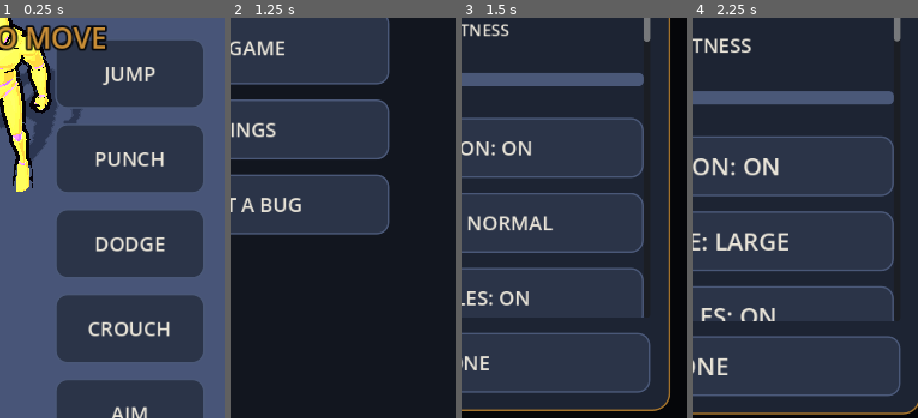
Above: before the commit, frames 1-4 (left to right).
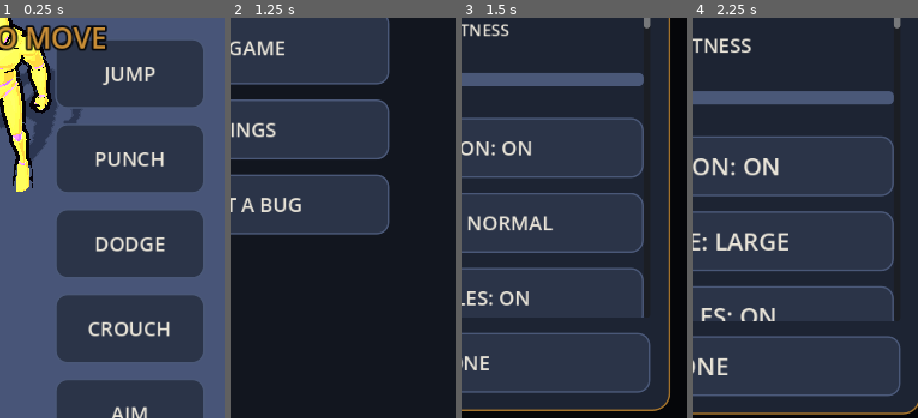
Above: after the commit, the same moments.

Repository: duffpowell-commits/Rush
Game: Godot game, scene res://scenes/character_test.tscn
Two runs of this game, one before a commit and one after it. Both use one fixed random seed, a clock stepped at 60 frames per second and the inputs below. This scene is started directly instead of the project's main scene.
Inputs:
- Up to frame 1 (0.25 s): no input
- Up to frame 2 (1.25 s): click "BACK" at 0.5 s
- Up to frame 3 (1.5 s): click "SETTINGS" at 1.25 s
- Up to frame 4 (2.25 s): click "REPORT A BUG" at 2 s
The pictures show only the part of the screen within x 50-100%, y 42-92%; the shares and areas given below are measured in that part.

Frames 1-2 are identical in both runs. In frame 3, 0.1% of the frame differs, in the area x 80-84%, y 2-6%; in frame 4, 0.1%.
Error in both runs: Invalid access to property or key 'direct_space_state' on a base object of type 'null instance'. (res://scripts/foot_ik.gd:32)

Commit message:
Pipeline lessons: legend, model/texture import tests, real-time PLAY check (#7)
- Controls legend (on by default, shows on first key/pad, follows remaps, Settings toggle), LEGEND PASS
- test_models_portable: metres, root scale 1, feet on 0, +Z facing
- test_texture_imports_explicit: colour maps never normal maps, no 'detect'
- PLAY check runs on real time so a slow CI box doesn't score 0
- GROK_STANDARDS: motion only from clips, normalise models, explicit texture imports, no seamless-tile prompts, legend


Claude-Session: https://claude.ai/code/session_01V3sbxLf4yxZzDhXFETkx1q

Co-authored-by: Claude <noreply@anthropic.com>

Diff:
--- a/scripts/autoplay.gd
+++ b/scripts/autoplay.gd
@@ -50,15 +50,15 @@
 	var game := get_tree().current_scene
 
 	# Play: tap the green orbs for a few seconds.
-	var t := 0.0
+	# Real time, not frame counts: a slow box runs few frames, so give it up to 15 s and stop at 3 points.
 	var start_score: int = game.score
-	while t < 5.0:
+	var until := Time.get_ticks_msec() + 15000
+	while Time.get_ticks_msec() < until and game.score < start_score + 3:
 		for o in game.orbs:
 			if not o.bad and o.pos.y > 150:
 				await _tap_at(game.field.get_global_transform() * o.pos)
 				break
 		await _frames(3)
-		t += 3.0 / 60.0
 	_shot("game")
 	_check(game.score > start_score, "PLAY PASS (score %d)" % game.score)
 
@@ -488,6 +488,36 @@
 	_check(remap_ok,
 		"REMAP PASS (jump moved to T, saved, reset)")
 	await _physics(80)
+	# Controls legend: hidden for touch players, shows on the first key/pad press, follows remaps,
+	# and the Settings toggle hides it.
+	var lg: PanelContainer = preload("res://scripts/controls_legend.gd").make(["jump", "pause"])
+	lg.top = 420                              # below the scene's own legend
+	ct.ui.add_child(lg)
+	await _frames(2)
+	var hidden_touch := not lg.visible
+	var kp := InputEventKey.new()
+	kp.physical_keycode = KEY_Z
+	kp.pressed = true
+	Input.parse_input_event(kp)
+	kp.pressed = false
+	Input.parse_input_event(kp)
+	await _frames(3)
+	var shown := lg.visible
+	await _frames(2)
+	_shot("legend")
+	var kt := InputEventKey.new()
+	kt.physical_keycode = KEY_T
+	controls.rebind("jump", kt)
+	lg.refresh()
+	var follows: bool = "T" in lg._label.text.split("\n")[0]
+	controls.reset()
+	var settings: Node = get_node("/root/Settings")
+	settings.set_value("show_legend", false)
+	var off := not lg.visible
+	settings.set_value("show_legend", true)
+	_check(hidden_touch and shown and follows and off and ct.legend != null,
+		"LEGEND PASS (hidden on touch, shows on key, follows remap, toggle hides)")
+	lg.queue_free()
 	# 5. The hero reads against the floor, in normal light and in the dark.
 	_place(hero, Vector3(-2, 0.05, 0.5), 0.0)
 	await _physics(20)
--- a/scripts/character_test.gd
+++ b/scripts/character_test.gd
@@ -10,6 +10,7 @@
 const UI = preload("res://scripts/ui.gd")
 const CameraRig = preload("res://scripts/camera_rig.gd")
 const Coach = preload("res://scripts/coach.gd")
+const ControlsLegend = preload("res://scripts/controls_legend.gd")
 const Character3D = preload("res://scripts/character3d.gd")
 const TOON = preload("res://shaders/toon.gdshader")
 
@@ -27,6 +28,7 @@
 var bot_stick := Vector2.INF     # the autoplay bot steers through this when set
 var stick_area: Control
 var ui: CanvasLayer
+var legend: PanelContainer
 var combo := 0
 var combo_t := 0.0
 var _landed_on := ""            # the swing that already landed (one hit per swing)
@@ -305,6 +307,9 @@
 	root.mouse_filter = Control.MOUSE_FILTER_IGNORE
 	root.theme = UI.theme()
 	ui.add_child(root)
+	legend = ControlsLegend.make(["move_up", "jump", "attack", "dodge", "crouch", "aim", "pause"])
+	legend.name = "Legend"
+	root.add_child(legend)
 	var left: bool = get_node("/root/Settings").get_value("left_handed")
 	stick_area = Control.new()
 	stick_area.anchor_left = 0.5 if left else 0.0
--- a/scripts/controls.gd
+++ b/scripts/controls.gd
@@ -11,6 +11,13 @@
 const ACTIONS := {
 	"move_left": "MOVE LEFT", "move_right": "MOVE RIGHT", "move_up": "MOVE UP", "move_down": "MOVE DOWN",
 	"jump": "JUMP", "attack": "ATTACK", "dodge": "DODGE", "crouch": "CROUCH", "aim": "AIM", "pause": "PAUSE",
+}
+
+const PAD_NAMES := {
+	JOY_BUTTON_A: "A", JOY_BUTTON_B: "B", JOY_BUTTON_X: "X", JOY_BUTTON_Y: "Y",
+	JOY_BUTTON_BACK: "BACK", JOY_BUTTON_START: "START", JOY_BUTTON_LEFT_SHOULDER: "LB",
+	JOY_BUTTON_RIGHT_SHOULDER: "RB", JOY_BUTTON_DPAD_UP: "UP", JOY_BUTTON_DPAD_DOWN: "DOWN",
+	JOY_BUTTON_DPAD_LEFT: "LEFT", JOY_BUTTON_DPAD_RIGHT: "RIGHT",
 }
 
 var _custom := {}                      # action -> {"key": InputEvent, "pad": InputEvent}
@@ -105,10 +112,13 @@
 		if e is InputEventKey:
 			parts.append(OS.get_keycode_string((e as InputEventKey).physical_keycode).to_upper())
 		elif e is InputEventJoypadButton:
-			parts.append("PAD " + str((e as InputEventJoypadButton).button_index))
+			parts.append("PAD " + PAD_NAMES.get((e as InputEventJoypadButton).button_index, str((e as InputEventJoypadButton).button_index)))
 		elif e is InputEventJoypadMotion:
 			var m := e as InputEventJoypadMotion
-			parts.append("STICK %d%s" % [m.axis, "+" if m.axis_value > 0 else "-"])
+			if m.axis == JOY_AXIS_TRIGGER_LEFT or m.axis == JOY_AXIS_TRIGGER_RIGHT:
+				parts.append("PAD " + ("LT" if m.axis == JOY_AXIS_TRIGGER_LEFT else "RT"))
+			else:
+				parts.append("STICK %d%s" % [m.axis, "+" if m.axis_value > 0 else "-"])
 		if parts.size() >= 2:
 			break
 	return " / ".join(parts)
--- /dev/null
+++ b/scripts/controls_legend.gd
@@ -0,0 +1,57 @@
+extends PanelContainer
+## On-screen controls legend: "JUMP  SPACE / PAD 0" for each action a scene uses.
+## On by default (Settings -> CONTROLS LEGEND). Shows once the player touches a key or a pad;
+## touch players already see labelled buttons, so it stays out of their way (no text walls).
+## Use: add_child(ControlsLegend.make(["jump", "attack", "dodge", "pause"]))
+
+const ControlsLegend = preload("res://scripts/controls_legend.gd")
+const UI = preload("res://scripts/ui.gd")
+
+var actions: Array = []
+var top := 120.0                      # distance from the top edge (clear the scene's HUD)
+var used_keys := false                 # set by the first key / pad press
+var _label: Label
+
+
+static func make(acts: Array) -> PanelContainer:
+	var l: PanelContainer = ControlsLegend.new()
+	l.actions = acts
+	return l
+
+
+func _ready() -> void:
+	process_mode = Node.PROCESS_MODE_ALWAYS
+	mouse_filter = Control.MOUSE_FILTER_IGNORE
+	var sb := StyleBoxFlat.new()
+	sb.bg_color = Color(UI.panel_color(), 0.8)
+	sb.set_corner_radius_all(10)
+	sb.set_content_margin_all(10)
+	add_theme_stylebox_override("panel", sb)
+	_label = UI.label("", 18)
+	_label.horizontal_alignment = HORIZONTAL_ALIGNMENT_LEFT
+	_label.autowrap_mode = TextServer.AUTOWRAP_OFF
+	add_child(_label)
+	anchor_left = 1.0
+	anchor_right = 1.0
+	grow_horizontal = Control.GROW_DIRECTION_BEGIN
+	offset_right = -12
+	offset_left = -12
+	offset_top = top
+	get_node("/root/Settings").changed.connect(func(_k): refresh())
+	refresh()
+
+
+func _input(e: InputEvent) -> void:
+	if not used_keys and (e is InputEventKey or e is InputEventJoypadButton or
+			(e is InputEventJoypadMotion and absf((e as InputEventJoypadMotion).axis_value) > 0.5)):
+		used_keys = true
+		refresh()
+
+
+func refresh() -> void:
+	var c: Node = get_node("/root/Controls")
+	var lines := []
+	for a in actions:
+		lines.append("%s  %s" % [c.ACTIONS.get(a, a), c.describe(a)])
+	_label.text = "\n".join(lines)
+	visible = used_keys and bool(get_node("/root/Settings").get_value("show_legend"))
--- a/scripts/game.gd
+++ b/scripts/game.gd
@@ -11,6 +11,7 @@
 const UI = preload("res://scripts/ui.gd")
 const SettingsSheet = preload("res://scripts/settings_sheet.gd")
 const BugReport = preload("res://scripts/bug_report.gd")
+const ControlsLegend = preload("res://scripts/controls_legend.gd")
 
 const LIVES := 3
 const PER_LEVEL := 10
@@ -93,6 +94,10 @@
 	hud.vertical_alignment = VERTICAL_ALIGNMENT_CENTER
 	hud.mouse_filter = Control.MOUSE_FILTER_IGNORE
 	add_child(hud)
+	var legend := ControlsLegend.make(["pause"])
+	legend.name = "Legend"
+	legend.top = 30 + UI.MIN_TOUCH + 12
+	add_child(legend)
 	# Thumb buttons: PAUSE top corner, SLOW bottom corner, both on the thumb's side.
 	var left: bool = _settings.get_value("left_handed")
 	pause_btn = UI.button("PAUSE", pause)
--- a/scripts/settings.gd
+++ b/scripts/settings.gd
@@ -22,6 +22,7 @@
 	"subtitles": true,
 	"high_contrast": false,
 	"colorblind": false,   # Okabe-Ito key colours (see ui.gd KEYS)
+	"show_legend": true,   # controls legend on screen once a key or pad is used
 	"share_stats": false,  # anonymous stats/crash reports leave the phone only if ON (and a URL is set)
 	"intro_seen": false,   # the intro plays once; after that it never forces itself
 }
--- a/scripts/settings_sheet.gd
+++ b/scripts/settings_sheet.gd
@@ -35,6 +35,7 @@
 	_toggle(col, s, "INVERT LOOK", "invert_y")
 	_slider(col, s, "LOOK SENSITIVITY", "sensitivity", 0.3, 2.0)
 	_toggle(col, s, "LOW GRAPHICS", "low_graphics")
+	_toggle(col, s, "CONTROLS LEGEND", "show_legend")
 	_toggle(col, s, "SHARE ANONYMOUS STATS", "share_stats")
 	col.add_child(UI.button("CONTROLS", func(): open_controls(parent)))
 	box.add_child(UI.button("DONE", func(): UI.close_sheet(box)))
--- a/tests/run_tests.gd
+++ b/tests/run_tests.gd
@@ -179,8 +179,55 @@
 		if sk.size() == 1:
 			for b in ["pelvis", "spine_01", "Head", "thigh_l", "calf_l", "foot_l", "upperarm_r", "hand_r"]:
 				check((sk[0] as Skeleton3D).find_bone(b) >= 0, f + " has bone " + b)
+			_check_model_scale(f, scene as Node3D, sk[0] as Skeleton3D)
 		scene.free()
 	check(count > 0, "models found")
+
+
+## Normalised import: 1 unit = 1 m, root scale 1, feet on y = 0, same facing as the mannequin
+## (glTF +Z forward; Character3D turns it). Catches 100x centimetre roots and floating feet.
+func _check_model_scale(f: String, root: Node3D, sk: Skeleton3D) -> void:
+	check(root.scale.is_equal_approx(Vector3.ONE), f + " root scale is 1")
+	var xf := Transform3D.IDENTITY
+	var n: Node = sk
+	while n != null:
+		if n is Node3D:
+			xf = (n as Node3D).transform * xf
+		n = n.get_parent()
+	var head := (xf * sk.get_bone_global_rest(sk.find_bone("Head"))).origin
+	var foot := (xf * sk.get_bone_global_rest(sk.find_bone("foot_l"))).origin
+	var toe_i := sk.find_bone("ball_l")
+	var toe := (xf * sk.get_bone_global_rest(toe_i)).origin if toe_i >= 0 else foot
+	check(head.y > 1.2 and head.y < 2.2, f + " is human height in metres (head at %.2f)" % head.y)
+	check(minf(toe.y, foot.y) > -0.05 and minf(toe.y, foot.y) < 0.12, f + " feet on y = 0 (%.2f)" % minf(toe.y, foot.y))
+	check(toe_i < 0 or toe.z > foot.z, f + " faces +Z like the mannequin")
+
+
+## Texture imports are explicit: colour maps are sRGB and never normal maps; only *_n / *_normal
+## files may be normal maps. (Godot's "detect" setting can flip a colour map to a normal map.)
+func test_texture_imports_explicit() -> void:
+	for path: String in _files("res://assets", [".png.import", ".jpg.import", ".jpeg.import", ".webp.import"]):
+		var cfg := ConfigFile.new()
+		if cfg.load(path) != OK:
+			continue
+		var base: String = path.get_file().get_basename().get_basename()
+		var is_normal: bool = base.ends_with("_n") or base.ends_with("_normal")
+		var nm: int = cfg.get_value("params", "compress/normal_map", 0)
+		check(nm == (1 if is_normal else 2), "%s normal_map is %s (set it, don't detect)" % [path, "on" if is_normal else "off"])
+
+
+func _files(dir: String, ends: Array) -> Array:
+	var out := []
+	var d := DirAccess.open(dir)
+	if d == null:
+		return out
+	for f in d.get_files():
+		for e in ends:
+			if f.ends_with(e):
+				out.append(dir + "/" + f)
+	for sub in d.get_directories():
+		out.append_array(_files(dir + "/" + sub, ends))
+	return out
 
 
 ## 7. Coach hints are short (no text walls).
Binary file changed: docs/renders/flow_char_climb.png
Binary file changed: docs/renders/flow_char_crouch.png
Binary file changed: docs/renders/flow_char_jump.png
Binary file changed: docs/renders/flow_char_punch.png
Binary file changed: docs/renders/flow_char_ragdoll.png
Binary file changed: docs/renders/flow_char_run.png
Binary file changed: docs/renders/flow_char_stairs.png
Binary file changed: docs/renders/flow_char_strafe.png
Binary file changed: docs/renders/flow_char_swim.png
Binary file changed: docs/renders/flow_game_lefthanded.png
Binary file added: docs/renders/flow_legend.png
Binary file changed: docs/renders/flow_settings.png
(and 8 more such lines)
